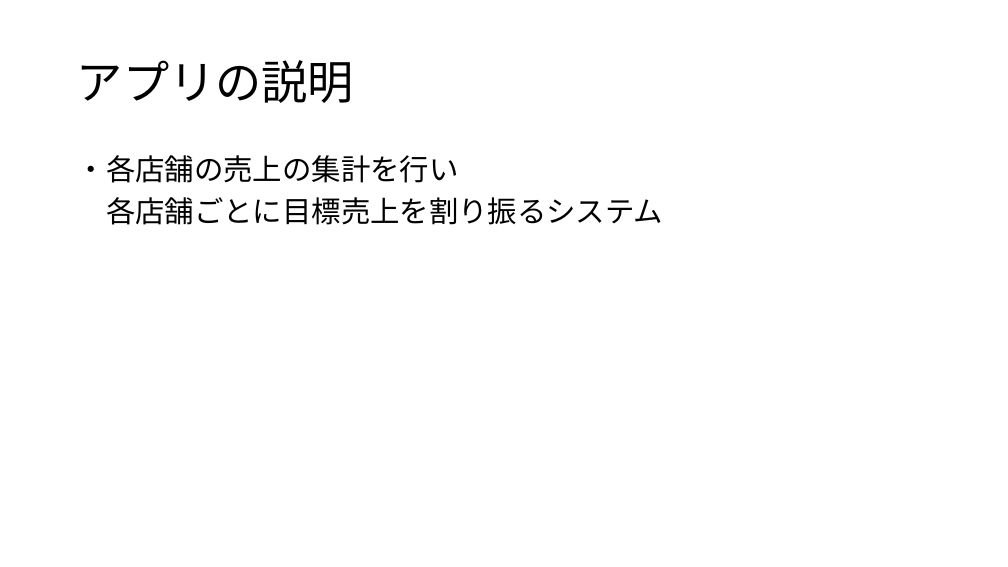
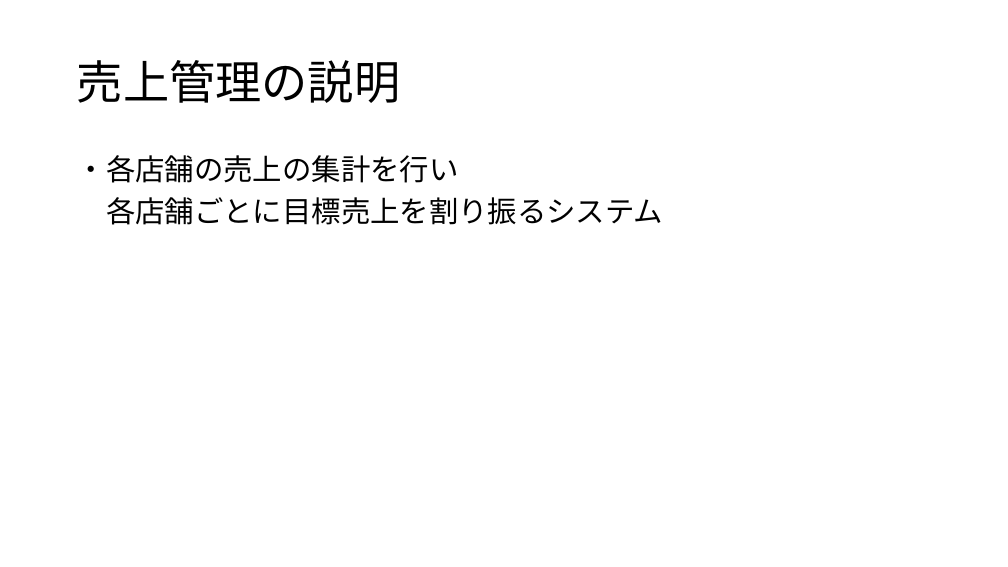
Before and after one commit to ivy239007/UG, a slide deck: slide 3 of プレゼン資料/Webアプリ開発発表資料.pptx (slide 2 before the commit). Drawn at 1008x567 pixels with LibreOffice and Linux fonts; fonts in the diff are those of the drawing. Boxes give left, top, right and bottom in pixels: in the first picture for what was removed or moved away, otherwise in the second. Text is boxed around its words. In the diff, an @@ line names an element or a change of style, - is before the commit and + after.

```diff
--- a/プレゼン資料/Webアプリ開発発表資料.pptx
+++ b/プレゼン資料/Webアプリ開発発表資料.pptx
@@ title at [77,60,400,103]: text changed @@
-アプリの説明
+売上管理の説明
```
Also in this commit, not shown: 4 other slides changed, 2 slides added, 2 slides removed, 1 other file.
